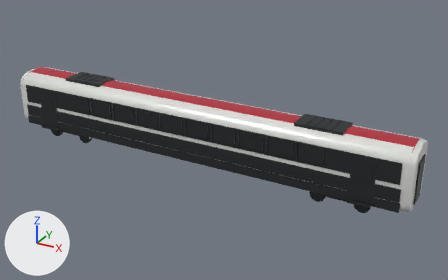
One commit to the glTF model public/models/railjet-lab/blender/railjet-nextgen-economy-a.glb: the scene before it, then after it.
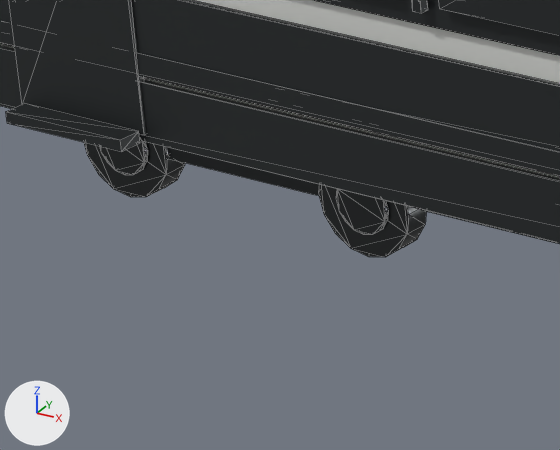
The first picture shows the older version from a 50 mm lens placed at (18.2, -29.8, 16.8), pointed at (1.5, 0.6, 1.7). The close-ups show the older and then the newer version on the part from 9% to 24% of the width and 40% to 59% of the height of that picture. Only the edits that show in the close-ups are written down. Arrows for +X, +Y and +Z are at lower left; the lights stay in place. The close-ups show mesh edges as thin lines. Where no turn or scale is listed for an object, it has been applied to the vertices.

In view in the first close-up: 'economy_a_black_window_ribbon_-1', 'economy_a_bogie_a_brake_disc_-1_0', 'economy_a_bogie_a_brake_disc_-1_1', 'economy_a_bogie_a_sideframe_-1', 'economy_a_bogie_a_wheel_-1_0', 'economy_a_bogie_a_wheel_-1_1', 'economy_a_dark_skirt_-1', 'economy_a_door_step_-1_0', 'economy_a_lofted_body', 'economy_a_red_sill_-1', 'economy_a_silver_flank_-1', 'economy_a_wide_door_-1_0', 'economy_a_window_-1_1' and 2 more.
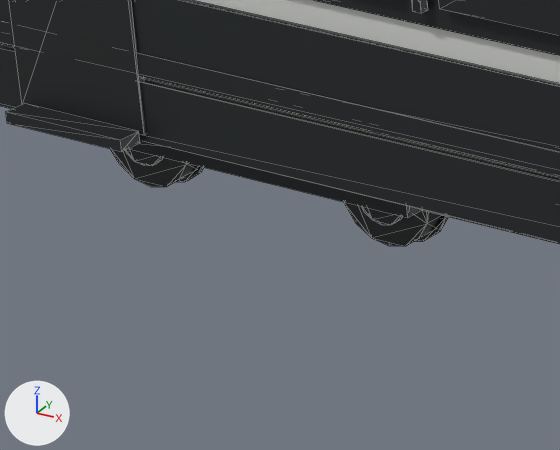
Location of each change, (x1, y1, x2, y2) in pixels of the close-ups (560 x 450 px):
'economy_a_bogie_a_wheel_-1_1', moved: before (318, 184, 426, 257); after (344, 202, 443, 246)
'economy_a_bogie_a_wheel_-1_0', moved: before (84, 142, 185, 197); after (111, 149, 198, 187)
'economy_a_bogie_a_brake_disc_-1_0', moved: before (99, 140, 148, 175); after (125, 149, 163, 166)
'economy_a_bogie_a_flange_-1_1', added (mostly hidden): after (416, 215, 448, 241)
'economy_a_bogie_a_flange_-1_0', added (mostly hidden): after (177, 166, 204, 182)
'economy_a_bogie_a_brake_disc_-1_1', unchanged, covered by the edit: before (336, 189, 388, 234); after (361, 206, 402, 225)

The edits, one by one:
Object 'economy_a_bogie_a_brake_disc_-1_0' (ob_economy_a_bogie_a_brake_disc__1_0) moves from (-1.25, -1.085, 0.46) to (-1.25, -0.863, 0.46).
Object 'economy_a_bogie_a_wheel_-1_0' (ob_economy_a_bogie_a_wheel__1_0) moves from (-1.25, -0.96, 0.46) to (-1.25, -0.718, 0.46).
Object 'economy_a_bogie_a_wheel_-1_1' (ob_economy_a_bogie_a_wheel__1_1) moves from (1.25, -0.96, 0.46) to (1.25, -0.718, 0.46).
Object 'economy_a_bogie_a_flange_-1_1' (ob_economy_a_bogie_a_flange__1_1) is new; it shows me_rj_unitcylinder_16.
Its parent is ob_economy_a_bogie_a.
Its location is (1.25, -0.613, 0.46).
Its rotation in degrees is (90, 0, 0).
Its scale is (0.984, 0.984, 0.035).
Object 'economy_a_bogie_a_flange_-1_0' (ob_economy_a_bogie_a_flange__1_0) is new; it shows me_rj_unitcylinder_16.
Its parent is ob_economy_a_bogie_a.
Its location is (-1.25, -0.613, 0.46).
Its rotation in degrees is (90, 0, 0).
Its scale is (0.984, 0.984, 0.035).
